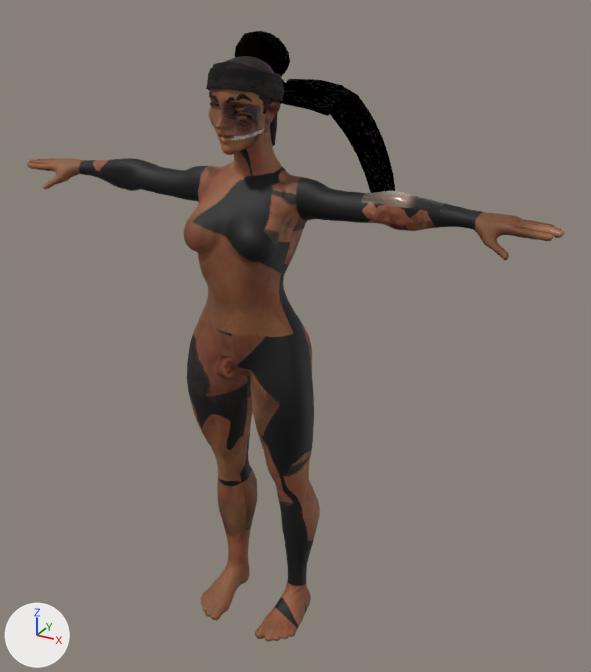
The glTF model public/models/hero/brea.glb, before and after one commit.
The view is the same before and after, from a 50 mm lens placed at (1.17, -1.844, 1.956), pointed at (0.06, 0.174, 0.947). Every picture has the same lights, and +X, +Y and +Z are marked at lower left. The older version comes first. Vertices at exactly the same position are counted once.

In view in the first picture: 'Brea_HairWrap', 'Brea_Skin'.
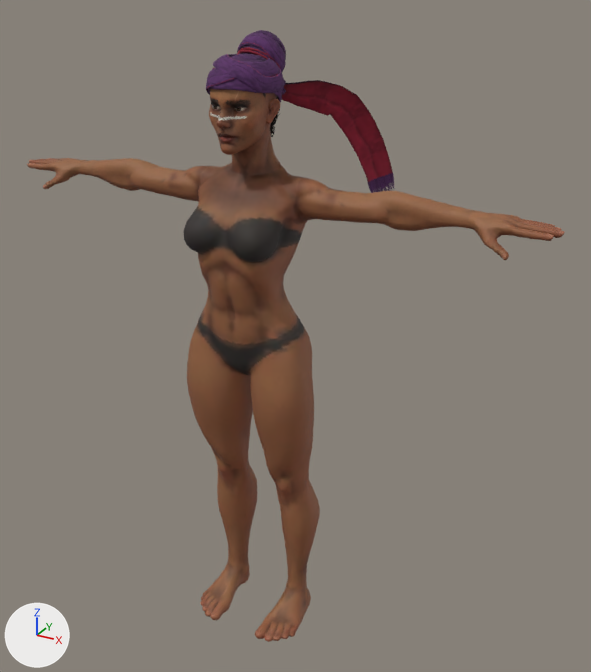
Pixel boxes [x1, y1, x2, y2] of what changed, in the pictures (591 x 672 px; the box of a moved part takes in the faces that stretch with it):
'Brea_Skin', reshaped
    before: [27, 89, 565, 642]
    after: [27, 88, 565, 642]
'Brea_HairWrap', surface changed, reshaped
    before: [206, 31, 395, 193]
    after: [206, 30, 395, 193]
part 1 of me_brea_skin, moved or reshaped
    before: [208, 89, 279, 183]
    after: [209, 89, 279, 183]
part 2 of me_brea_skin, reshaped
    before: [469, 210, 565, 260]
    after: [487, 217, 565, 260]
part 3 of me_brea_skin, surface changed
    both: [32, 89, 563, 642]
part 4 of me_brea_hairwrap, rebuilt
    before: [225, 56, 275, 114]
    after: [211, 67, 282, 102]
part 5 of me_brea_hairwrap, rebuilt (7% narrower, 12% shorter)
    before: [206, 62, 285, 104]
    after: [206, 58, 279, 95]
part 6 of me_brea_hairwrap, rebuilt (111% taller)
    before: [208, 68, 283, 86]
    after: [213, 54, 284, 93]
part 7 of me_brea_hairwrap, rebuilt (mostly hidden)
    before: [270, 113, 278, 146]
    after: [270, 109, 280, 137]
part 8 of me_brea_hairwrap, rebuilt
    before: [234, 105, 250, 110]
    after: [235, 104, 247, 108]
part 9 of me_brea_hairwrap, rebuilt (mostly hidden)
    before: [282, 79, 286, 91]
    after: [282, 87, 286, 95]
part 10 of me_brea_hairwrap, rebuilt (not visible before)
    after: [237, 32, 286, 72]
part 11 of me_brea_hairwrap, deleted
    before: [226, 94, 252, 104]
part 12 of me_brea_hairwrap, cut back
    before: [234, 31, 395, 193]
    after: [230, 30, 395, 193]

The change, as a diff of the scene's bpy script:
```diff
--- a/public/models/hero/brea.glb.py
+++ b/public/models/hero/brea.glb.py
@@ mat_mi_brea_hairwrap @@
 mat_mi_brea_hairwrap = bpy.data.materials.new('MI_Brea_HairWrap')
-# nodes: BsdfPrincipled, NormalMap, OutputMaterial, TexImage x2
+# nodes: BsdfPrincipled, Math x3, Mix, NormalMap, OutputMaterial, SeparateColor, TexImage x3, VertexColor
+# uses the picture img_brea_hairwrap_orm
 # uses the picture img_t_hair_2_basecolor
@@ me_brea_skin @@
-me_brea_skin.from_pydata(...)  # 6796 vertices, 13580 faces; spans x -0.83..0.83, y -0.14..0.16, z -0.01..1.77
+me_brea_skin.from_pydata(...)  # 6195 vertices, 12308 faces; spans x -0.83..0.83, y -0.14..0.16, z -0.01..1.73
+# me_brea_skin part 1: 230 vertices moved within x -0.08..0.08, y -0.12..0.09, z 1.47..1.69; 424 vertices removed from x -0.07..0.07, y -0.12..0.11, z 1.47..1.77; 367 vertices added at x -0.08..0.08, y -0.11..0.08, z 1.47..1.66
+# me_brea_skin part 2: 77 vertices moved within x 0.63..0.83, y -0.02..0.1, z 1.36..1.43; 272 vertices removed from x 0.62..0.83, y -0.02..0.1, z 1.35..1.44
+# me_brea_skin part 3: 8152 kept faces spanning x -0.83..0.83, y -0.14..0.16, z -0.01..1.73 get new texture (UV) coordinates
+# other edits to the shape of me_brea_skin do not show in these pictures
 me_brea_skin.materials.append(mat_mi_brea_skin)
@@ me_brea_hairwrap @@
-me_brea_hairwrap.from_pydata(...)  # 1292 vertices, 2228 faces; spans x -0.1..0.281, y -0.097..0.385, z 1.356..1.828
+me_brea_hairwrap.from_pydata(...)  # 2252 vertices, 3524 faces; spans x -0.09..0.28, y -0.098..0.385, z 1.356..1.828
+# me_brea_hairwrap part 4: the loose piece of 466 vertices spanning x -0.079..0.079, y -0.083..0.115, z 1.601..1.771 is rebuilt with 324 vertices and now spans x -0.086..0.085, y -0.098..0.123, z 1.624..1.747
+# me_brea_hairwrap part 5: the loose piece of 96 vertices spanning x -0.1..0.1, y -0.095..0.125, z 1.643..1.763 is rebuilt with 306 vertices and now spans x -0.09..0.081, y -0.097..0.121, z 1.666..1.765
+# me_brea_hairwrap part 6: the loose piece of 84 vertices spanning x -0.09..0.09, y -0.094..0.124, z 1.693..1.749 is rebuilt with 270 vertices and now spans x -0.078..0.09, y -0.087..0.12, z 1.687..1.777
+# me_brea_hairwrap part 7: the loose piece of 78 vertices spanning x -0.022..0.026, y 0.105..0.167, z 1.521..1.746 is rebuilt with 21 vertices and now spans x -0.02..0.02, y 0.12..0.16, z 1.547..1.741
+# me_brea_hairwrap part 8: the loose piece of 70 vertices spanning x 0.018..0.061, y -0.08..-0.058, z 1.65..1.664 is rebuilt with 16 vertices and now spans x 0.021..0.054, y -0.08..-0.063, z 1.655..1.667
+# me_brea_hairwrap part 9: the loose piece of 34 vertices spanning x 0.02..0.072, y 0.082..0.122, z 1.668..1.712 is rebuilt with 60 vertices and now spans x 0.021..0.07, y 0.078..0.126, z 1.667..1.712
+# me_brea_hairwrap part 10: the loose piece of 26 vertices spanning x -0.047..0.047, y 0.075..0.149, z 1.7..1.776 is rebuilt with 112 vertices and now spans x -0.065..0.065, y 0.045..0.158, z 1.702..1.824
+# me_brea_hairwrap part 11: the loose piece of 97 vertices spanning x 0.011..0.063, y -0.097..-0.052, z 1.668..1.691 is deleted
+# me_brea_hairwrap part 12: 4 vertices moved within x 0.0..0.24, y 0.041..0.317, z 1.356..1.803; 157 vertices removed from x -0.074..0.281, y 0.031..0.385, z 1.356..1.828; 1096 vertices added at x -0.083..0.28, y -0.077..0.385, z 1.356..1.828
+# other edits to the shape of me_brea_hairwrap do not show in these pictures
 me_brea_hairwrap.materials.append(mat_mi_brea_hairwrap)
```
